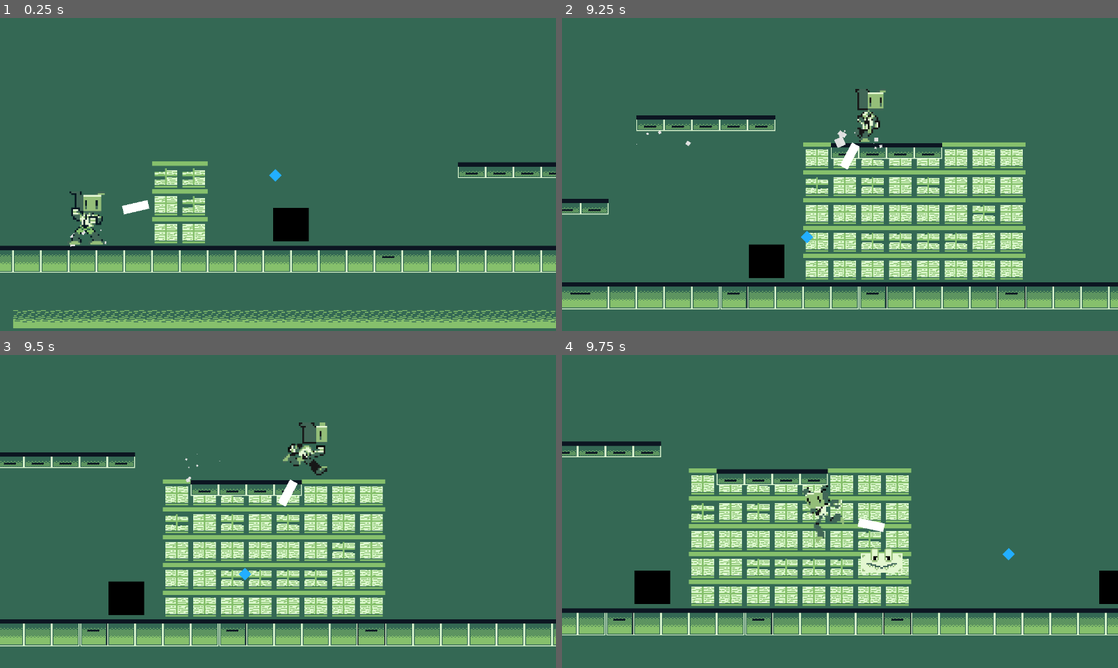
Above: before the commit, frames 1-4 (two rows, left to right).
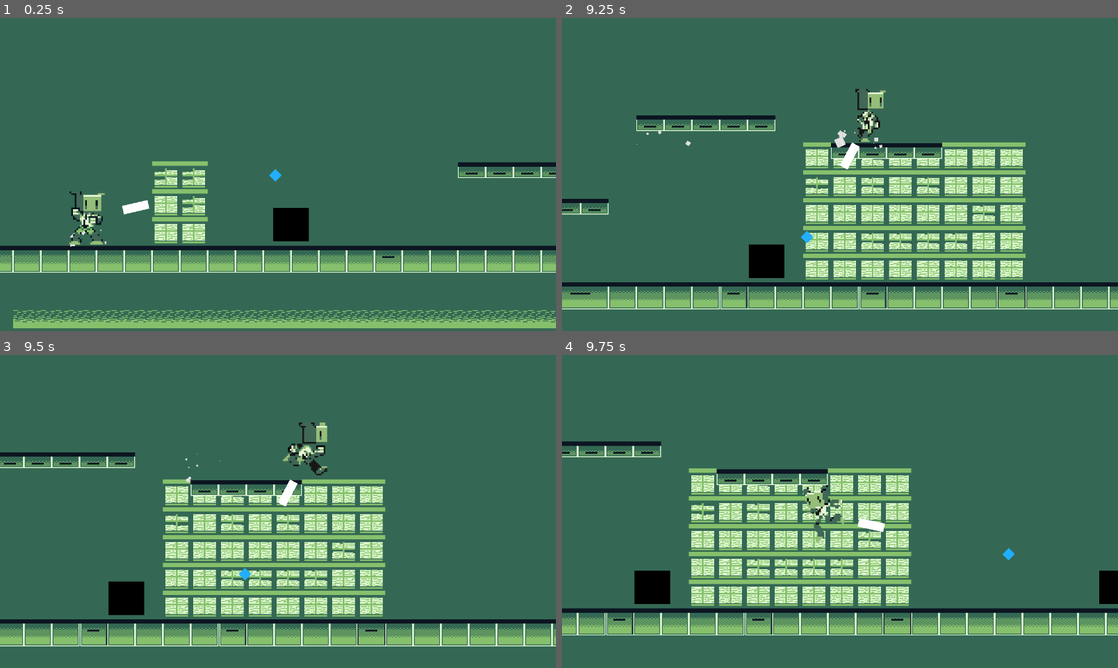
Above: after the commit, the same moments.

Repository: Joey451-OG/GMTK-24
Game: Godot game, scene res://levels/level0.tscn
The game is run twice, just before and just after one commit, with the same random seed, the same clock (stepped at 60 frames per second) and the same inputs.
Inputs (mouse positions are in pixels of both pictures, inside the frame that each line leads up to):
- Up to frame 1 (0.25 s): no input
- Up to frame 2 (9.25 s): move the mouse to (840, 227) at 0.52 s; hold Shift (Sprint) 0.53-1.28 s; hold D (Right) 0.53-2.03 s; tap W (Forward) at 0.77, 1.52, 3.02, 3.77, 4.52, 6.02, 6.77, 7.52, 9.02 s; move the mouse to (728, 190) at 1.27 s; click (728, 190) at 1.35 s; move the mouse to (1095, 230) at 2.02 s; hold A (Left) 2.03-2.78 s; hold Right mouse button (rightClick) 2.03-2.78 s; move the mouse to (812, 237) at 2.77 s; hold D (Right) 2.78-4.28 s; tap Mouse wheel down (scrollDown) at 2.85, 6.6 s; move the mouse to (1006, 221) at 3.52 s; tap Mouse wheel up (scrollUp) at 3.6, 7.35 s; move the mouse to (673, 127) at 4.27 s; hold A (Left) 4.28-5.03 s; tap Shift (Sprint) at 4.35 s; move the mouse to (867, 174) at 5.02 s; hold D (Right) 5.03-5.78 s; click (867, 174) at 5.1 s; move the mouse to (756, 96) at 5.77 s; hold A (Left) 5.78-7.28 s; right-click (756, 96) at 5.85 s; move the mouse to (962, 158) at 6.52 s; move the mouse to (728, 190) at 7.27 s; hold D (Right) from 7.28 s (still down); move the mouse to (895, 105) at 8.02 s; hold Shift (Sprint) 8.03-8.78 s; move the mouse to (812, 237) at 8.77 s; click (812, 237) at 8.85 s
- Up to frame 3 (9.5 s): keep holding D (Right)
- Up to frame 4 (9.75 s): move the mouse to (1006, 558) at 9.52 s; release D (Right) at 9.53 s; hold A (Left) from 9.53 s (still down); hold Right mouse button (rightClick) from 9.53 s (still down)

Frames 1-3 are identical in both runs. In frame 4, 0.4% of the frame differs, in the area x 53-62%, y 61-70%.

Commit message:
Nerfed baddie projectile

Diff:
--- a/scripts/gdscript/baddie.gd
+++ b/scripts/gdscript/baddie.gd
@@ -8,6 +8,7 @@
 @export var box_handler : Node2D
 @export var player_object : Node2D
 @export var isAlive := true
+@export var projectile_speed := 1000
 
 @onready var rc_right = $Wall_checks/Right
 @onready var rc_left = $Wall_checks/Left
@@ -118,5 +119,5 @@
 	var p_asset = projectile_asset.instantiate()
 	get_tree().root.add_child(p_asset)
 	p_asset.global_position = self.global_position - Vector2(0.0, 45.0)
-	p_asset.linear_velocity = Vector2(dir_to_player_x*1500.0, dir_to_player_y*1500.0)/self.position.distance_to(player_object.global_position)
+	p_asset.linear_velocity = Vector2(dir_to_player_x * projectile_speed, dir_to_player_y * projectile_speed)/self.position.distance_to(player_object.global_position)
 	p_asset.add_to_group("enemy_bullet")
Not shown: 1 places in levels/level1.tscn that only renumber resources
